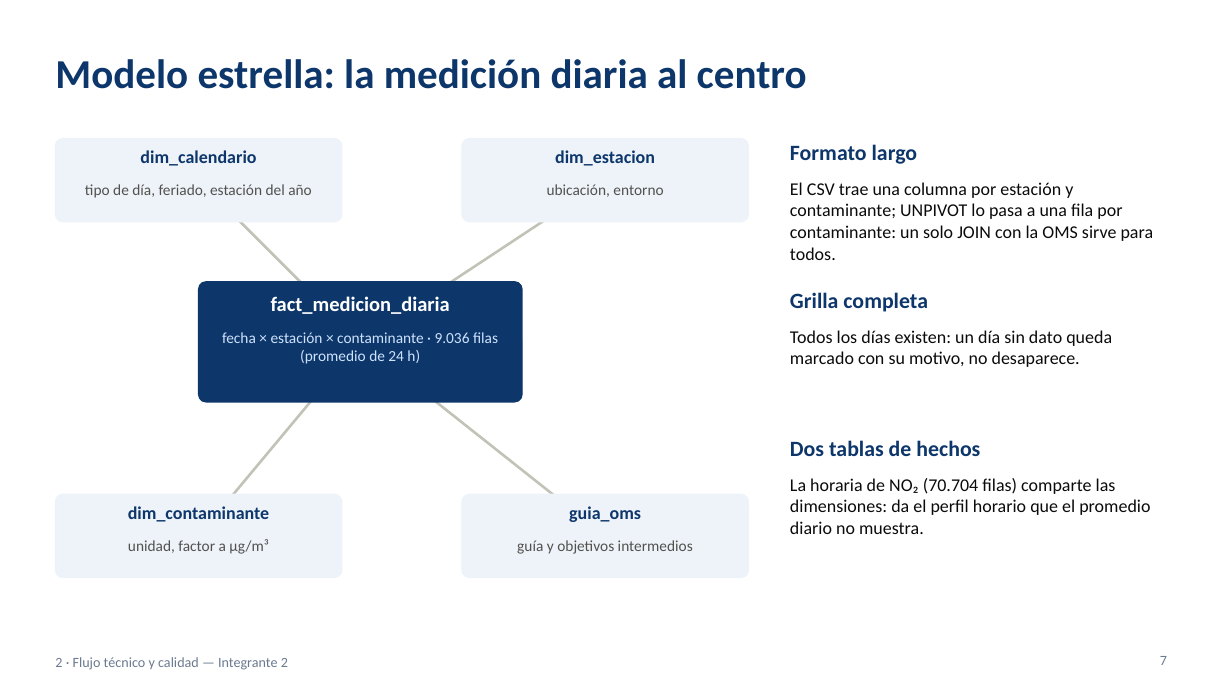
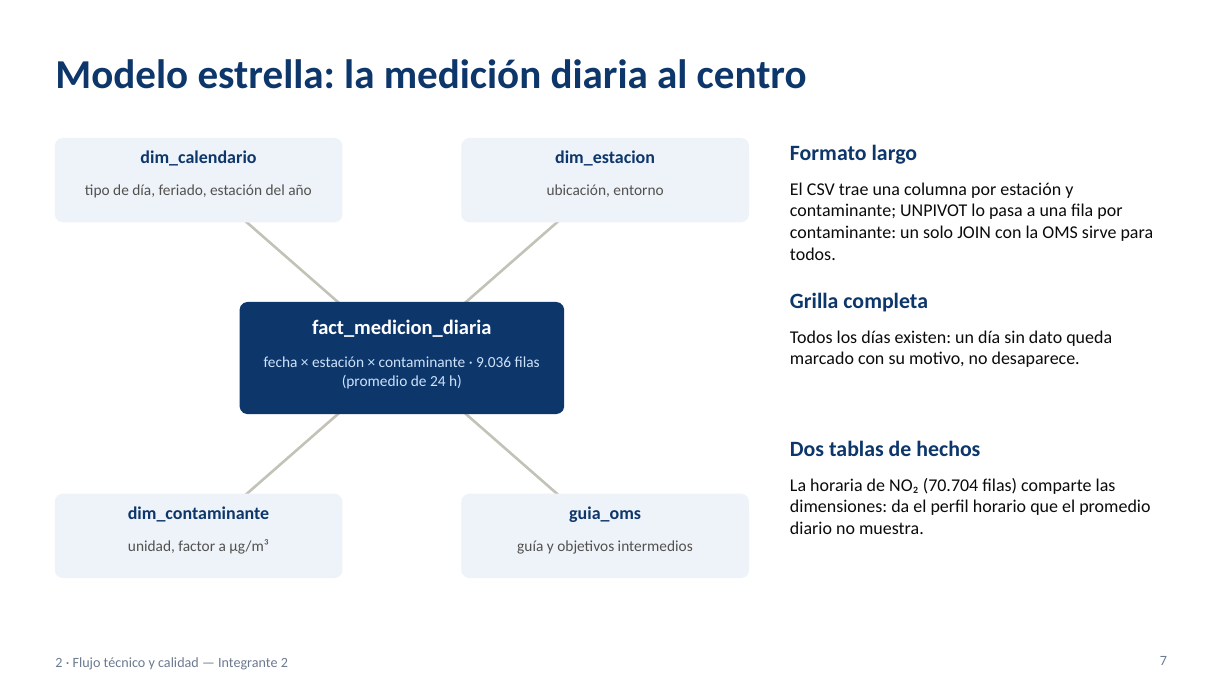
Before and after one commit to ezequielmaranda/nox-ciudad, a slide deck: slide 7 of presentacion/presentacion_tp_aire_oms.pptx. Drawn at 1232x693 pixels with LibreOffice and Linux fonts; fonts in the diff are those of the drawing. Boxes give left, top, right and bottom in pixels: in the first picture for what was removed or moved away, otherwise in the second. Text is boxed around its words. In the diff, an @@ line names an element or a change of style, - is before the commit and + after.

```diff
--- a/presentacion/presentacion_tp_aire_oms.pptx
+++ b/presentacion/presentacion_tp_aire_oms.pptx
@@ line moved from (199, 180) - (360, 342) to (199, 180) - (402, 359) @@
@@ line moved from (360, 342) - (605, 180) to (402, 359) - (605, 180) @@
@@ rounded rectangle: place and size @@
-rounded rectangle at box(199, 282, 522, 402)
+rounded rectangle at box(240, 302, 564, 413)
@@ rounded rectangle at box(240, 302, 564, 413): proportions changed @@
@@ text "fact_medicion_diaria": place and size @@
-text "fact_medicion_diaria" at box(271, 296, 450, 314)
+text "fact_medicion_diaria" at box(312, 319, 491, 337)
@@ line moved from (199, 536) - (360, 342) to (199, 536) - (402, 359) @@
@@ text "fecha × estación × contaminante ...": place and size @@
-text "fecha × estación × contaminante ..." at box(222, 332, 498, 364)
+text "fecha × estación × contaminante ..." at box(264, 356, 540, 389)
@@ line moved from (360, 342) - (605, 536) to (402, 359) - (605, 536) @@
```
Also in this commit, not shown: 20 other slides changed, 1 other file.
